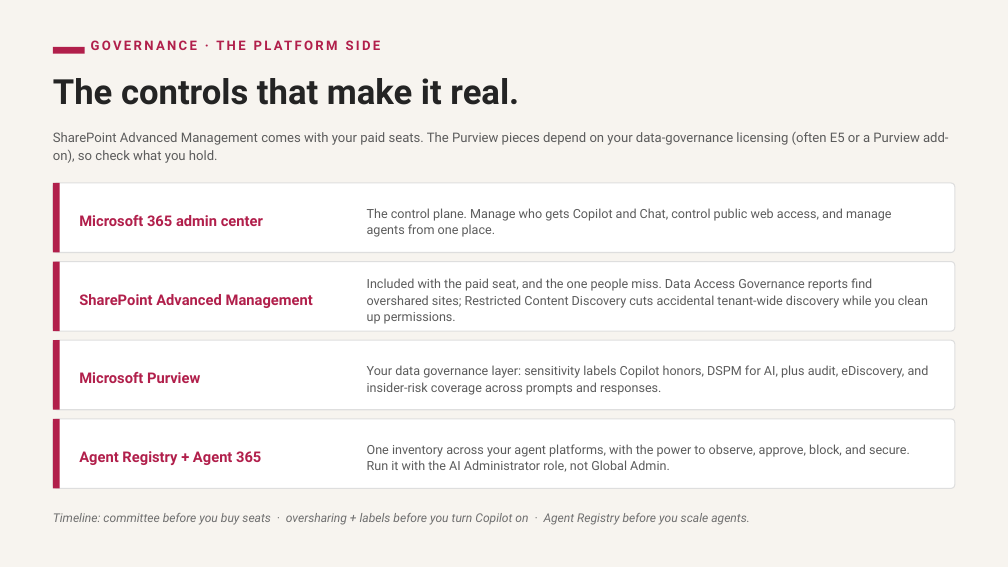
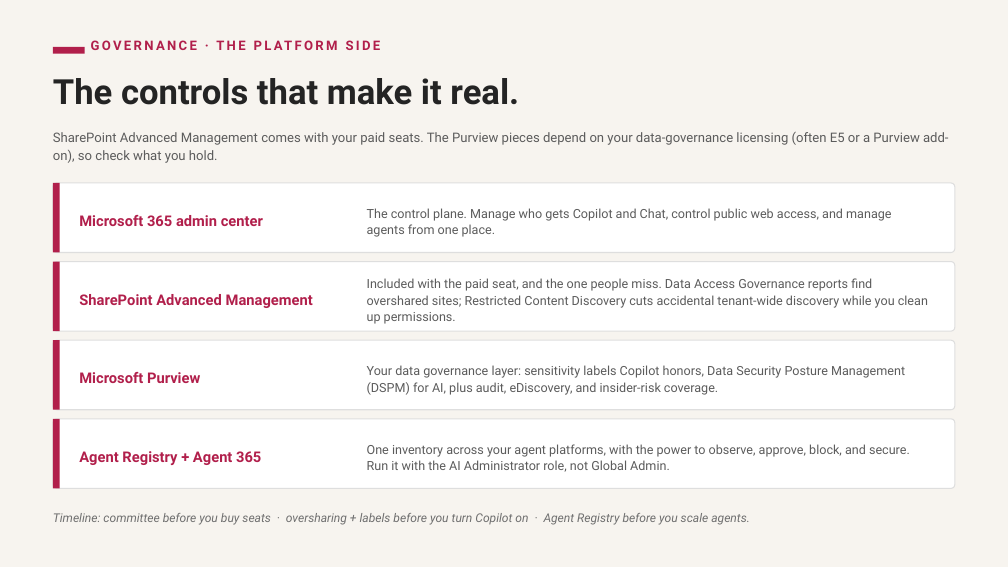
Before and after one commit to heyitsgoad/copilot-playground, a slide deck: slide 7 of education playground/assets/copilot licensing and deployment/Copilot-Licensing-Exec-Deck.pptx. Drawn at 1008x567 pixels with LibreOffice and Linux fonts; fonts in the diff are those of the drawing. Boxes give left, top, right and bottom in pixels: in the first picture for what was removed or moved away, otherwise in the second. Text is boxed around its words. In the diff, an @@ line names an element or a change of style, - is before the commit and + after.

```diff
--- a/education playground/assets/copilot licensing and deployment/Copilot-Licensing-Exec-Deck.pptx
+++ b/education playground/assets/copilot licensing and deployment/Copilot-Licensing-Exec-Deck.pptx
@@ text at (367, 365, 905, 395): text changed @@
-Your data governance layer: sensitivity labels Copilot honors, DSPM for AI, plus audit, eDiscovery, and insider-risk coverage across prompts and responses.
+Your data governance layer: sensitivity labels Copilot honors, Data Security Posture Management (DSPM) for AI, plus audit, eDiscovery, and insider-risk coverage.
```
Also in this commit, not shown: 1 other slide changed, 4 other files.
